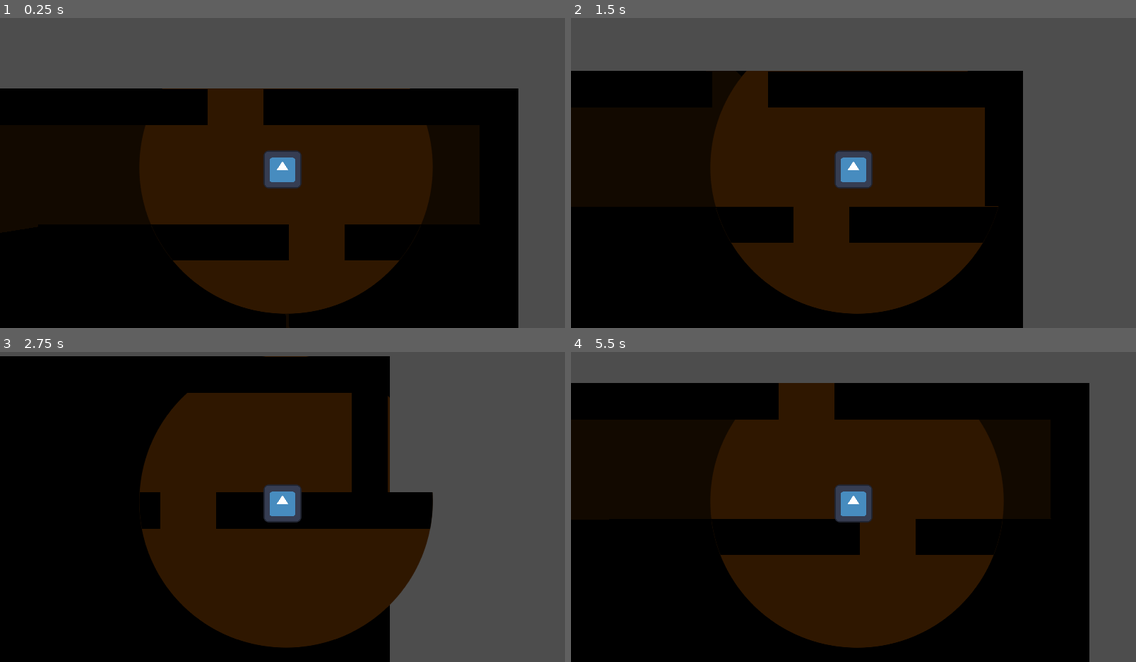
Above: before the commit, frames 1-4 (two rows, left to right).
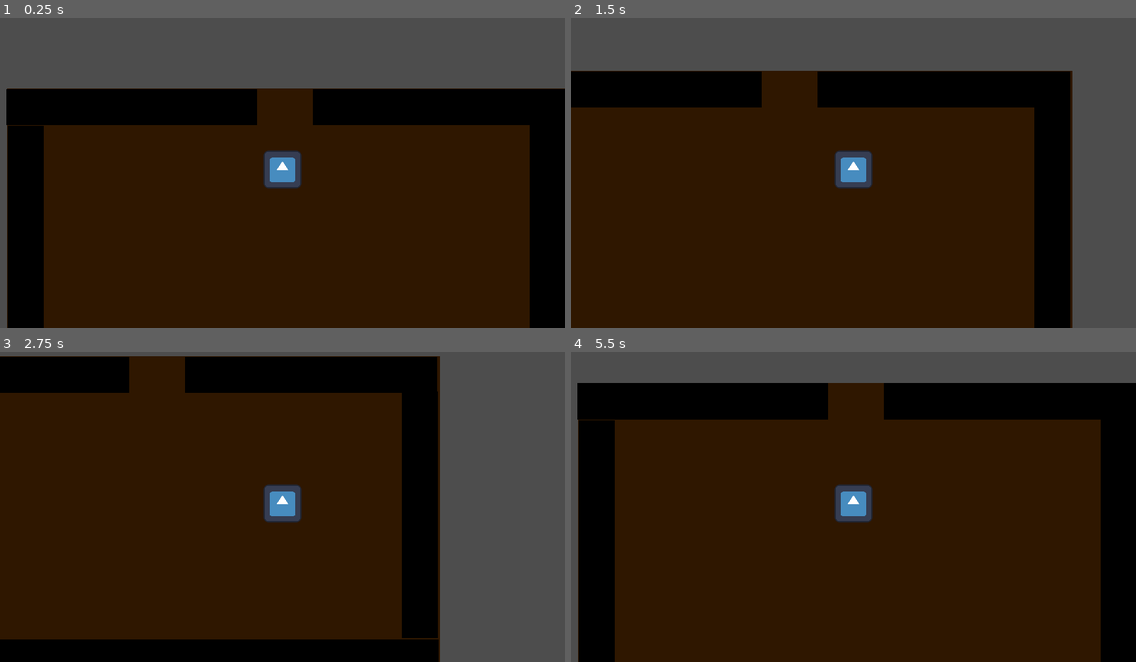
Above: after the commit, the same moments.

Repository: FarofaFaction/Criascript-Jam-Game
Game: Godot game, scene res://Game/Room/room.tscn
Two runs of this game, one before a commit and one after it. Both use one fixed random seed, a clock stepped at 60 frames per second and the inputs below. This scene is started directly instead of the project's main scene. The engine's default icon, where the game draws it, is replaced by a stand-in: a white triangle on a blue panel in a dark square.
Inputs:
- Up to frame 1 (0.25 s): no input
- Up to frame 2 (1.5 s): tap Enter at 0.5 s; hold Right (ui_right) 0.53-1.28 s; hold Down (ui_down) from 1.28 s (still down)
- Up to frame 3 (2.75 s): release Down (ui_down) at 2.03 s; hold Right (ui_right) from 2.03 s (still down)
- Up to frame 4 (5.5 s): release Right (ui_right) at 2.78 s; hold Up (ui_up) 2.78-3.53 s; hold Left (ui_left) 3.53-5.03 s; hold Down (ui_down) from 5.03 s (still down)

The runs differ from the first frame. In frame 1, 42% of the frame differs, in the area x 0-100%, y 22-100%; in frame 2, 42%; in frame 3, 38%; in frame 4, 49%, in the area x 0-100%, y 10-100%.

Commit message:
testing_light

Diff:
--- a/Game/Room/room.tscn
+++ b/Game/Room/room.tscn
@@ -6,6 +6,16 @@
 [ext_resource type="Texture2D" uid="uid://c08dxlio5mx4f" path="res://icon.svg" id="2_v4eaw"]
 [ext_resource type="Texture2D" uid="uid://bchofwuy1kere" path="res://Objects/ToolAssets/blank_circle.png" id="5_ac5do"]
 
+[sub_resource type="CanvasItemMaterial" id="CanvasItemMaterial_c7v3x"]
+light_mode = 2
+
+[sub_resource type="CanvasItemMaterial" id="CanvasItemMaterial_qg7gp"]
+light_mode = 2
+
+[sub_resource type="OccluderPolygon2D" id="OccluderPolygon2D_nfg62"]
+closed = false
+polygon = PackedVector2Array(1662, 186, 1662, -342, 3506, -326, 3522, 1018, 1642, 1022, 1646, 362)
+
 [sub_resource type="CanvasItemMaterial" id="CanvasItemMaterial_2258t"]
 light_mode = 2
 
@@ -20,6 +30,29 @@
 
 [node name="CanvasLayer" parent="." instance=ExtResource("1_604fw")]
 visible = false
+
+[node name="ColorRect" type="ColorRect" parent="."]
+visible = false
+light_mask = 2
+visibility_layer = 2
+material = SubResource("CanvasItemMaterial_c7v3x")
+offset_left = -3954.0
+offset_top = -1929.0
+offset_right = 3994.0
+offset_bottom = 1969.0
+color = Color(0.240606, 0.147279, 0, 1)
+
+[node name="ColorRect2" type="ColorRect" parent="."]
+visible = false
+material = SubResource("CanvasItemMaterial_qg7gp")
+offset_left = 1655.0
+offset_top = -329.0
+offset_right = 3523.0
+offset_bottom = 1035.0
+color = Color(0.330057, 0.002266, 0.160166, 1)
+
+[node name="LightOccluder2D" type="LightOccluder2D" parent="."]
+occluder = SubResource("OccluderPolygon2D_nfg62")
 
 [node name="Room_1" type="Node2D" parent="."]
 
@@ -62,6 +95,7 @@
 scale = Vector2(0.235935, 1.63437)
 
 [node name="Room_2" type="Node2D" parent="."]
+visible = false
 material = SubResource("CanvasItemMaterial_2258t")
 position = Vector2(276, 462)
 
@@ -125,11 +159,12 @@
 [node name="LightOccluder2D" type="LightOccluder2D" parent="Room_2"]
 position = Vector2(-4, 0)
 occluder = SubResource("OccluderPolygon2D_gjdmj")
+occluder_light_mask = 2
 
 [node name="CharacterBody2D" type="CharacterBody2D" parent="."]
-position = Vector2(1104, 276)
-collision_layer = 2
-collision_mask = 2
+position = Vector2(935, 276)
+collision_layer = 0
+collision_mask = 0
 script = ExtResource("1_oiii0")
 metadata/_edit_group_ = true
 
@@ -141,20 +176,26 @@
 
 [node name="Ilumination" type="Node2D" parent="CharacterBody2D"]
 
-[node name="CanvasModulate" type="CanvasModulate" parent="CharacterBody2D/Ilumination"]
-position = Vector2(-992, -560)
-color = Color(0, 0, 0, 1)
-
 [node name="BigLight" type="PointLight2D" parent="CharacterBody2D/Ilumination"]
-position = Vector2(0, 45)
-color = Color(0.389287, 0.389287, 0.389287, 1)
 blend_mode = 2
 shadow_enabled = true
 texture = ExtResource("5_ac5do")
 texture_scale = 10.0
 
+[node name="BigLight2" type="PointLight2D" parent="CharacterBody2D/Ilumination"]
+position = Vector2(0, 45)
+blend_mode = 2
+range_item_cull_mask = 2
+shadow_enabled = true
+shadow_item_cull_mask = 2
+texture = ExtResource("5_ac5do")
+texture_scale = 10.0
+
 [node name="SmallLight" type="PointLight2D" parent="CharacterBody2D/Ilumination"]
-blend_mode = 2
+visible = false
+shadow_enabled = true
 texture = ExtResource("5_ac5do")
 
+[node name="CanvasModulate" type="CanvasModulate" parent="CharacterBody2D/Ilumination"]
+
 [node name="Camera2D" type="Camera2D" parent="CharacterBody2D"]
Not shown: 1 places in Game/Room/room.tscn that only renumber resources
